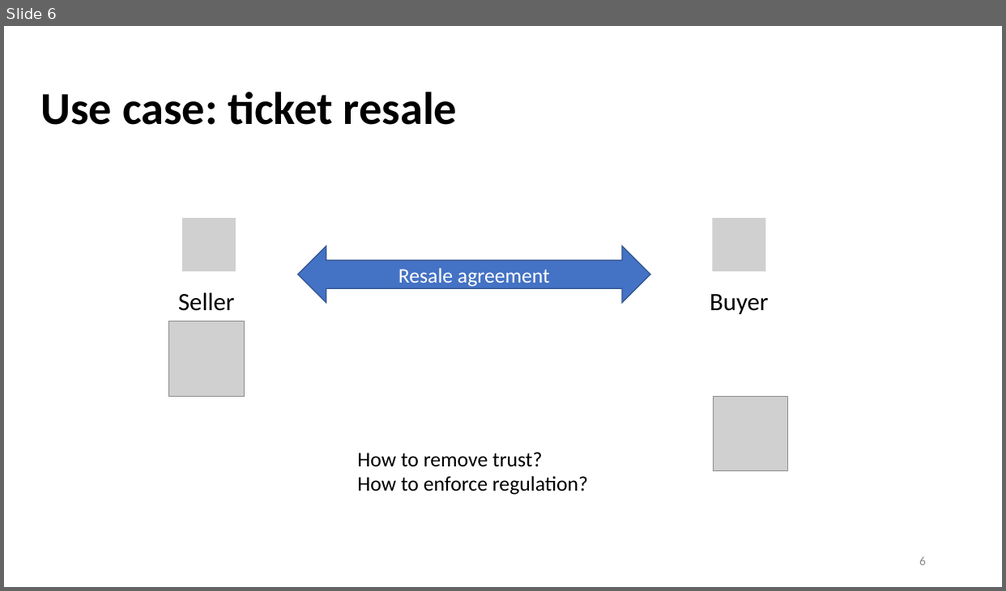
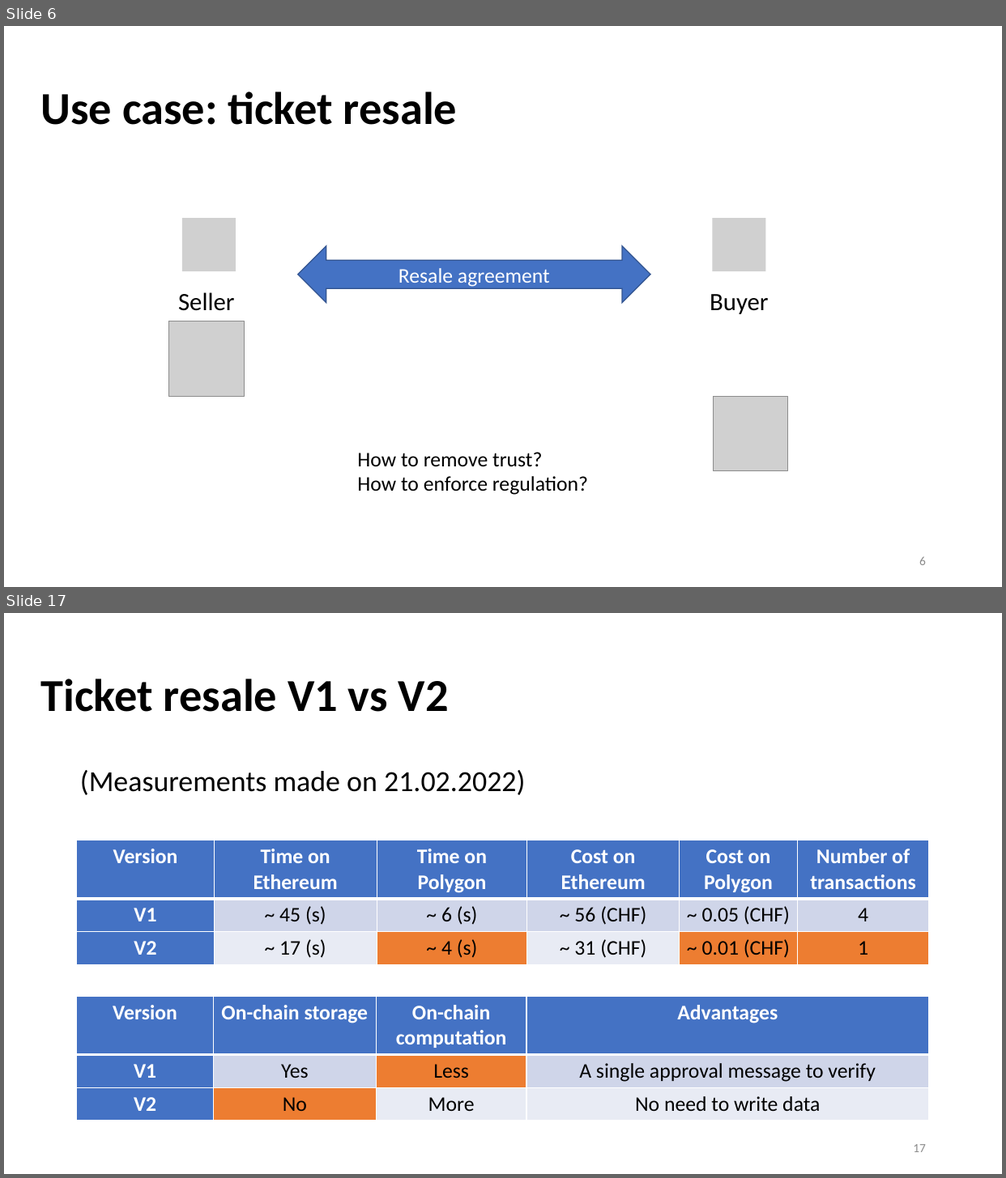
Before and after one commit to yanngabb/marketplace, a slide deck: rapport/Master_Thesis_Presentation_Yann_Gabbud.pptx. Shown one above the other, each under a label of ours: slide 6 before the commit, slides 6 and 17 after it; the slides between them are not shown. The pictures are 1006x591 and 1006x1178 pixels, drawn with LibreOffice and Linux fonts; fonts in the diff are those of the drawing; grey boxes stand for pictures. Boxes give left, top, right and bottom in pixels: in the first picture for what was removed or moved away, otherwise in the second. Text is boxed around its words. In the diff, an @@ line names an element or a change of style, - is before the commit and + after.

```diff
--- a/rapport/Master_Thesis_Presentation_Yann_Gabbud.pptx
+++ b/rapport/Master_Thesis_Presentation_Yann_Gabbud.pptx
@@ slide 17 added at (4,613,1002,1174), background #FFFFFF @@
@@ text added at (41,679,449,712), 44 pt, text #000000, bold @@
+Ticket resale V1 vs V2
@@ text added at (80,770,525,795), 28 pt, text #000000 @@
+(Measurements made on 21.02.2022)
@@ table added at (77,841,928,963), 3 rows, 6 columns @@
+Version | Time on Ethereum | Time on Polygon | Cost on Ethereum | Cost on Polygon | Number of transactions
+V1 | ~ 45 (s) | ~ 6 (s) | ~ 56 (CHF) | ~ 0.05 (CHF) | 4
+V2 | ~ 17 (s) | ~ 4 (s) | ~ 31 (CHF) | ~ 0.01 (CHF) | 1
@@ table added at (77,996,929,1118), 3 rows, 4 columns @@
+Version | On-chain storage | On-chain computation | Advantages
+V1 | Yes | Less | A single approval message to verify
+V2 | No | More | No need to write data
@@ page number added at (913,1144,926,1152), 12 pt, text #8C8C8C @@
+17
```
Also in this commit, not shown: 13 slides changed, 6 other slides added, 2 slides removed.
